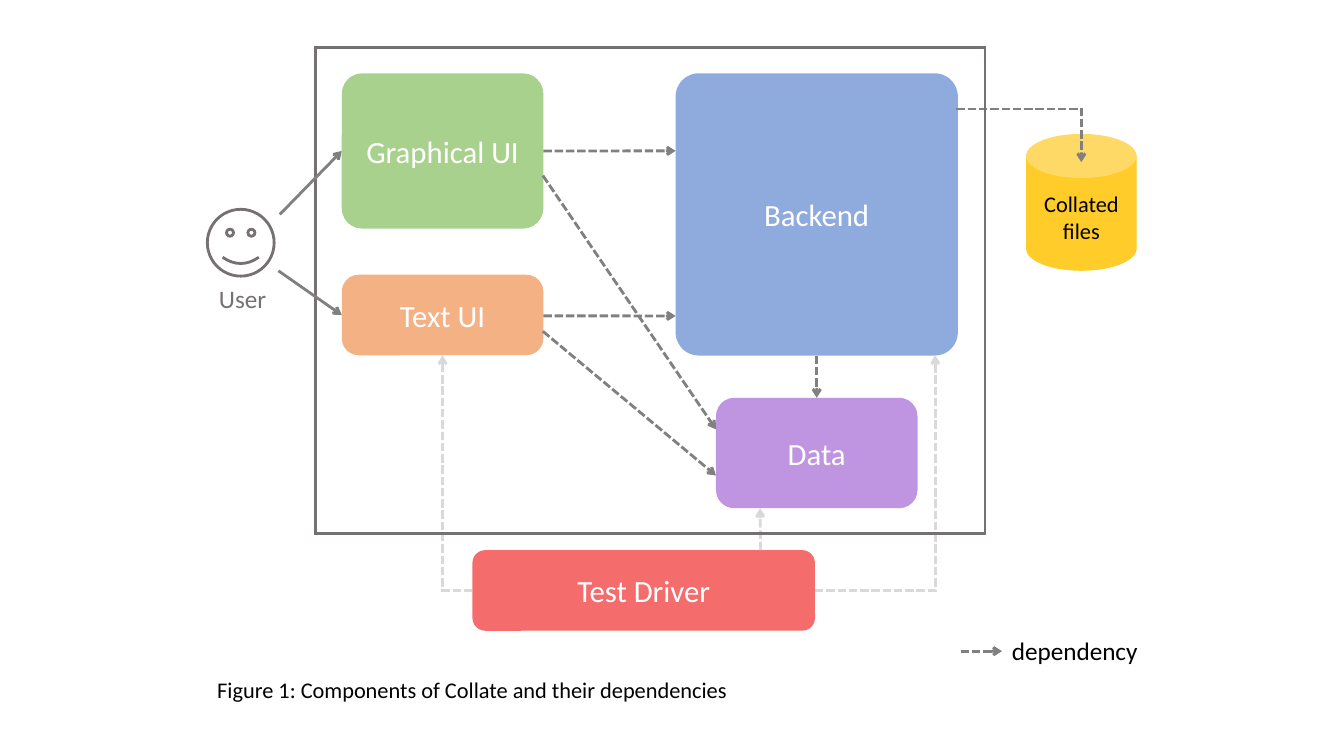
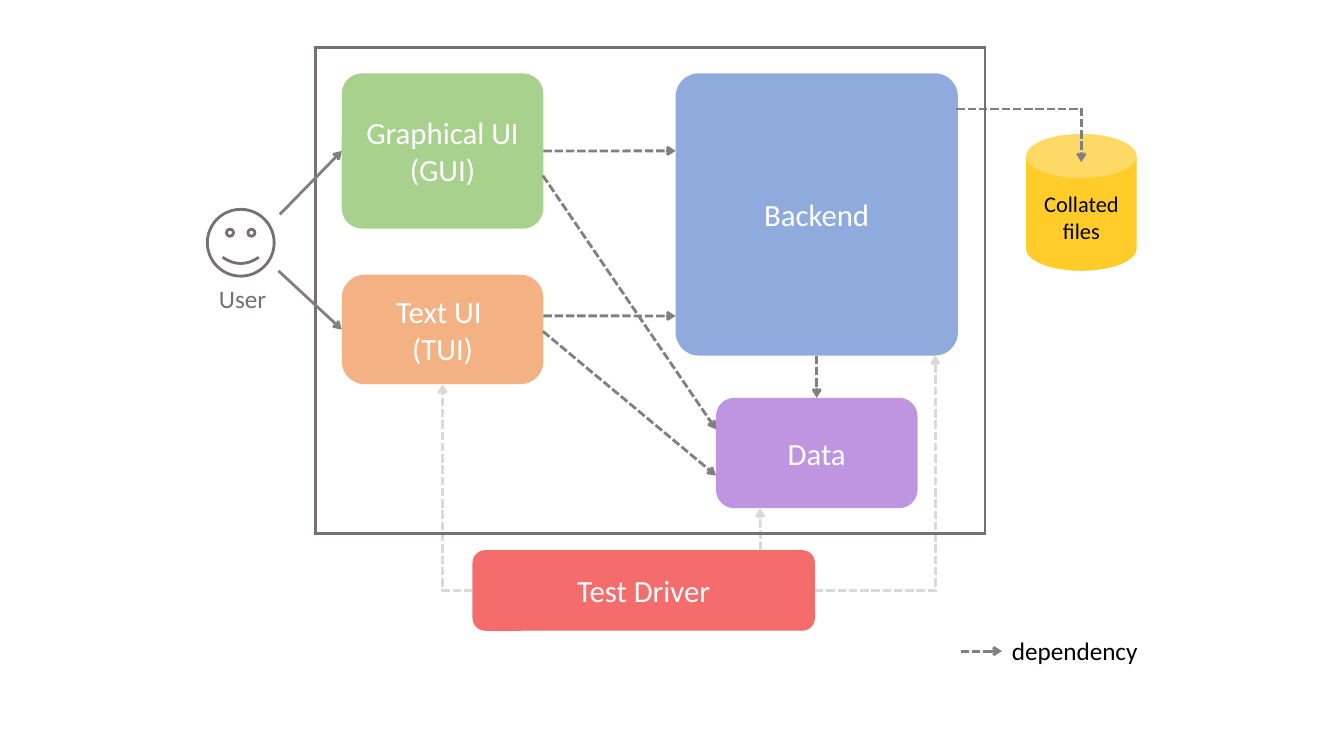
Before and after one commit to se-edu/collate, a slide deck: slide 1 of docs/Diagrams.pptx. Drawn at 1344x756 pixels with LibreOffice and Linux fonts; fonts in the diff are those of the drawing. Boxes give left, top, right and bottom in pixels: in the first picture for what was removed or moved away, otherwise in the second. Text is boxed around its words. In the diff, an @@ line names an element or a change of style, - is before the commit and + after.

```diff
--- a/docs/Diagrams.pptx
+++ b/docs/Diagrams.pptx
@@ text in rounded rectangle at (410,159,475,185): paragraph added @@
+(GUI)
@@ arrow moved from (278, 271) - (342, 316) to (278, 271) - (342, 330) @@
@@ rounded rectangle "Text UI": place and size @@
-rounded rectangle "Text UI" at (342,275,543,356)
+rounded rectangle "Text UI" at (342,275,543,385)
@@ text in rounded rectangle at (412,338,473,364): paragraph added @@
+(TUI)
@@ elbow arrow moved from (473, 591) - (443, 356) to (473, 591) - (443, 384) @@
@@ text removed at (217,682,726,702) @@
-Figure 1: Components of Collate and their dependencies
```
Also in this commit, not shown: 5 other slides changed, 1 slide added, 2 other files.
